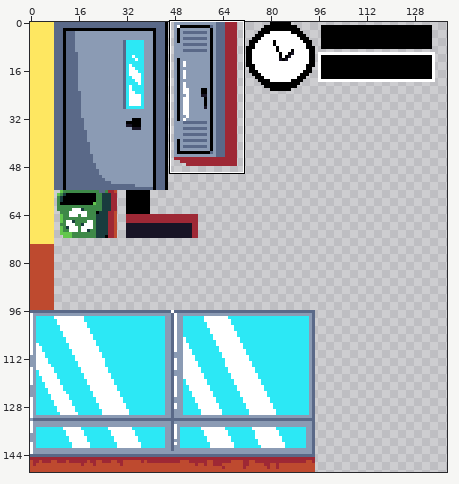
Sprite sheet -- Project/Content/Sprites/tilemap.png. The first picture is a wide view before the edit; the outline marks the close-up.
Close-up. Before the commit:
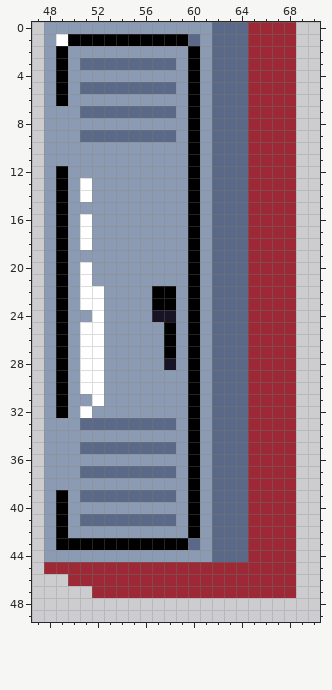
The file is 150x150 pixels. Shown: x 47..70, y 0..49. The wide view leaves out empty margins. The commit also changed other parts of the picture, which this record leaves out.
The result:
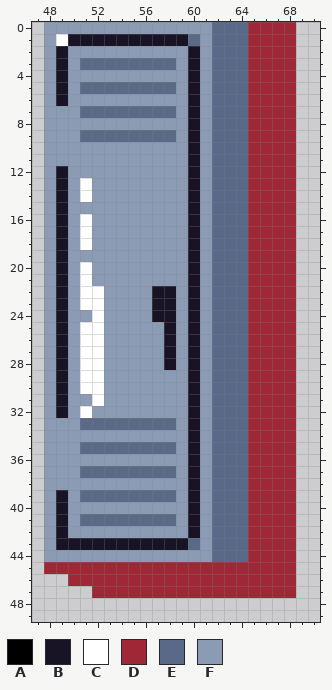
Palette (. is transparent): A #000000  B #181425  C #ffffff  D #9e2835  E #5a6988  F #8b9bb4
What changed:
{"y":1,"x":50,"old":"AAAAAAAAAA","new":"BBBBBBBBBB"}
{"y":2,"x":49,"old":"A","new":"B"}
{"y":2,"x":60,"old":"A","new":"B"}
{"y":3,"x":49,"old":"A","new":"B"}
{"y":3,"x":60,"old":"A","new":"B"}
{"y":4,"x":49,"old":"A","new":"B"}
{"y":4,"x":60,"old":"A","new":"B"}
{"y":5,"x":49,"old":"A","new":"B"}
{"y":5,"x":60,"old":"A","new":"B"}
{"y":6,"x":49,"old":"A","new":"B"}
{"y":6,"x":60,"old":"A","new":"B"}
{"y":7,"x":60,"old":"A","new":"B"}
{"y":8,"x":60,"old":"A","new":"B"}
{"y":9,"x":60,"old":"A","new":"B"}
{"y":10,"x":60,"old":"A","new":"B"}
{"y":11,"x":60,"old":"A","new":"B"}
{"y":12,"x":49,"old":"A","new":"B"}
{"y":12,"x":60,"old":"A","new":"B"}
{"y":13,"x":49,"old":"A","new":"B"}
{"y":13,"x":60,"old":"A","new":"B"}
{"y":14,"x":49,"old":"A","new":"B"}
{"y":14,"x":60,"old":"A","new":"B"}
{"y":15,"x":49,"old":"A","new":"B"}
{"y":15,"x":60,"old":"A","new":"B"}
{"y":16,"x":49,"old":"A","new":"B"}
{"y":16,"x":60,"old":"A","new":"B"}
{"y":17,"x":49,"old":"A","new":"B"}
{"y":17,"x":60,"old":"A","new":"B"}
{"y":18,"x":49,"old":"A","new":"B"}
{"y":18,"x":60,"old":"A","new":"B"}
{"y":19,"x":49,"old":"A","new":"B"}
{"y":19,"x":60,"old":"A","new":"B"}
{"y":20,"x":49,"old":"A","new":"B"}
{"y":20,"x":60,"old":"A","new":"B"}
{"y":21,"x":49,"old":"A","new":"B"}
{"y":21,"x":60,"old":"A","new":"B"}
{"y":22,"x":49,"old":"A","new":"B"}
{"y":22,"x":57,"old":"AA","new":"BB"}
{"y":22,"x":60,"old":"A","new":"B"}
{"y":23,"x":49,"old":"A","new":"B"}
{"y":23,"x":57,"old":"AA","new":"BB"}
{"y":23,"x":60,"old":"A","new":"B"}
{"y":24,"x":49,"old":"A","new":"B"}
{"y":24,"x":60,"old":"A","new":"B"}
{"y":25,"x":49,"old":"A","new":"B"}
{"y":25,"x":58,"old":"A","new":"B"}
{"y":25,"x":60,"old":"A","new":"B"}
{"y":26,"x":49,"old":"A","new":"B"}
{"y":26,"x":58,"old":"A","new":"B"}
{"y":26,"x":60,"old":"A","new":"B"}
{"y":27,"x":49,"old":"A","new":"B"}
{"y":27,"x":58,"old":"A","new":"B"}
{"y":27,"x":60,"old":"A","new":"B"}
{"y":28,"x":49,"old":"A","new":"B"}
{"y":28,"x":60,"old":"A","new":"B"}
{"y":29,"x":49,"old":"A","new":"B"}
{"y":29,"x":60,"old":"A","new":"B"}
{"y":30,"x":49,"old":"A","new":"B"}
{"y":30,"x":60,"old":"A","new":"B"}
{"y":31,"x":49,"old":"A","new":"B"}
{"y":31,"x":60,"old":"A","new":"B"}
{"y":32,"x":49,"old":"A","new":"B"}
{"y":32,"x":60,"old":"A","new":"B"}
{"y":33,"x":60,"old":"A","new":"B"}
{"y":34,"x":60,"old":"A","new":"B"}
{"y":35,"x":60,"old":"A","new":"B"}
{"y":36,"x":60,"old":"A","new":"B"}
{"y":37,"x":60,"old":"A","new":"B"}
{"y":38,"x":60,"old":"A","new":"B"}
{"y":39,"x":49,"old":"A","new":"B"}
{"y":39,"x":60,"old":"A","new":"B"}
{"y":40,"x":49,"old":"A","new":"B"}
{"y":40,"x":60,"old":"A","new":"B"}
{"y":41,"x":49,"old":"A","new":"B"}
{"y":41,"x":60,"old":"A","new":"B"}
{"y":42,"x":49,"old":"A","new":"B"}
{"y":42,"x":60,"old":"A","new":"B"}
{"y":43,"x":49,"old":"AAAAAAAAAAA","new":"BBBBBBBBBBB"}
{"label":"changed","picture_box":[56,34,200,550]}
